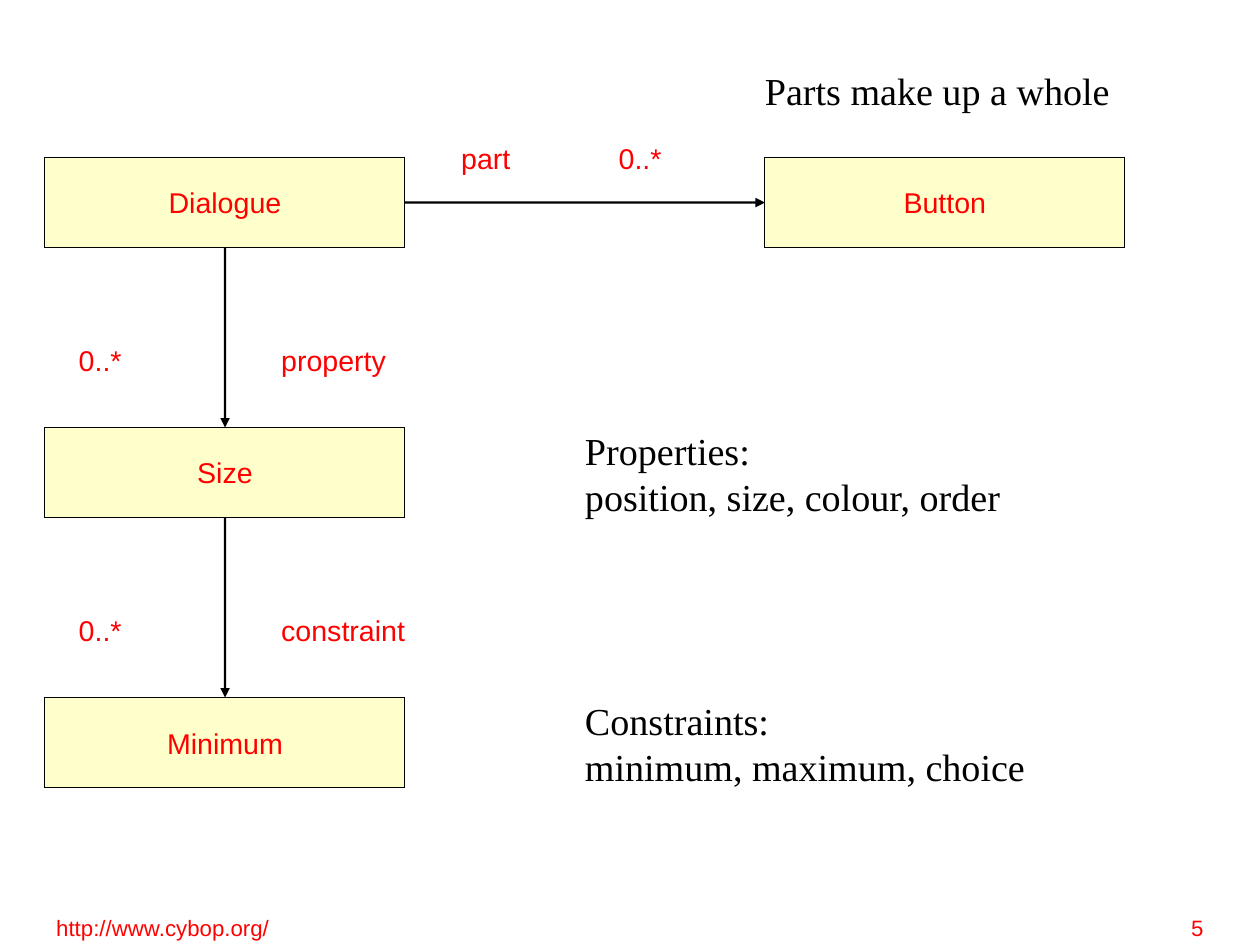
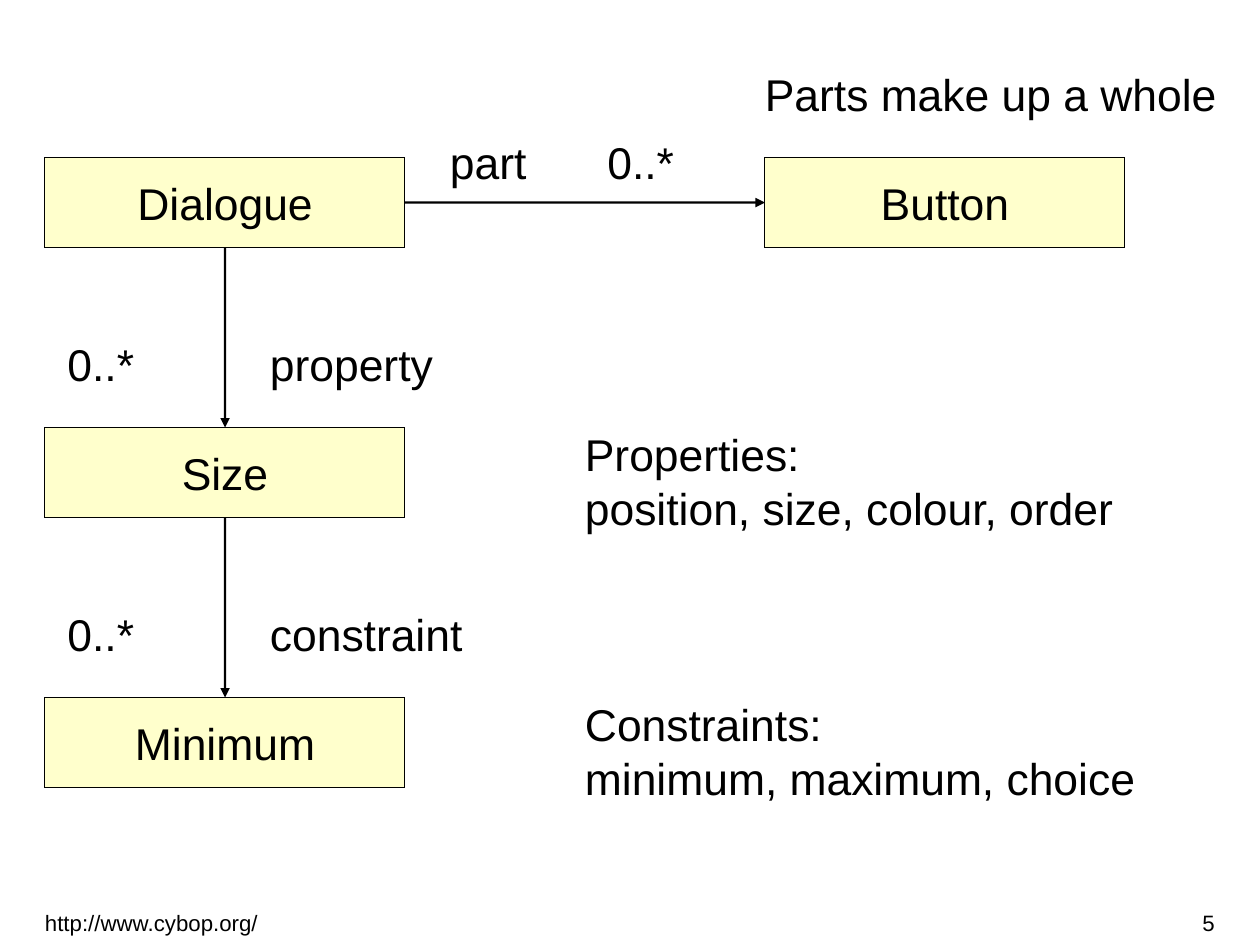
Before and after one commit to GitMirroring/cybop, a slide deck: slide 5 of doc/lightning_talk/cybop.odp. Drawn at 1260x945 pixels with LibreOffice and Linux fonts; fonts in the diff are those of the drawing; background and template pictures are left out. Boxes give left, top, right and bottom in pixels: in the first picture for what was removed or moved away, otherwise in the second. Text is boxed around its words. In the diff, an @@ line names an element or a change of style, - is before the commit and + after.

```diff
--- a/doc/lightning_talk/cybop.odp
+++ b/doc/lightning_talk/cybop.odp
@@ size 18 to 28 pt, text colour #FF0000 to #000000 in 10 elements at (x1=45, y1=428, x2=405, y2=518), (x1=45, y1=697, x2=405, y2=788), (x1=270, y1=352, x2=433, y2=391), (x1=270, y1=618, x2=462, y2=652), (x1=67, y1=350, x2=134, y2=382), (x1=67, y1=620, x2=134, y2=652), (x1=765, y1=158, x2=1125, y2=248), (x1=45, y1=158, x2=405, y2=248), (x1=450, y1=150, x2=526, y2=188), (x1=607, y1=148, x2=674, y2=180) @@
@@ size 24 to 28 pt, font Times New Roman to Arial in 3 elements at (x1=585, y1=438, x2=1113, y2=534), (x1=765, y1=78, x2=1216, y2=121), (x1=585, y1=708, x2=1135, y2=801) @@
@@ text "http://www.cybop.org/" at (x1=45, y1=915, x2=258, y2=936): text colour #FF0000 to #000000 @@
@@ page number at (x1=1202, y1=915, x2=1214, y2=932): text colour #FF0000 to #000000 @@
```
Also in this commit, not shown: 13 other slides changed, 1 other file.
